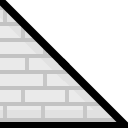
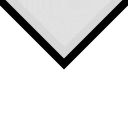
Before/after of a 128 × 128 layered artwork. What changed in the layer stack:
showed "NoiseOverlay" over left=0, top=0, right=128, bottom=128
hid "Down" (1st of 2) over left=0, top=122, right=128, bottom=128
hid "BrickLine" over left=0, top=0, right=128, bottom=128
added layer "레이어 1 copy 15" (multiply) in group "폴더 1" over left=5, top=0, right=124, bottom=60
hid "레이어 1 copy 4" over left=0, top=0, right=128, bottom=128
